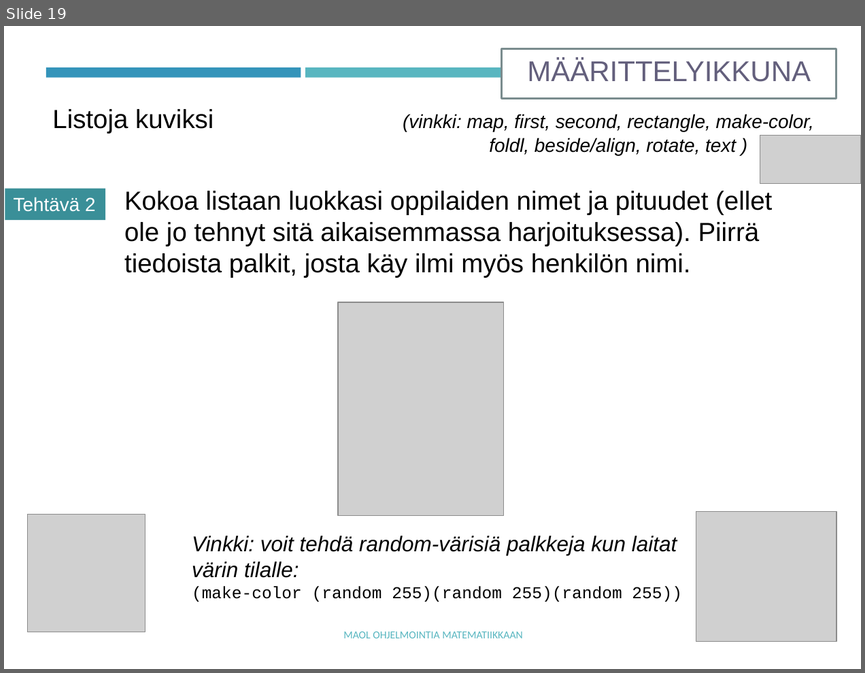
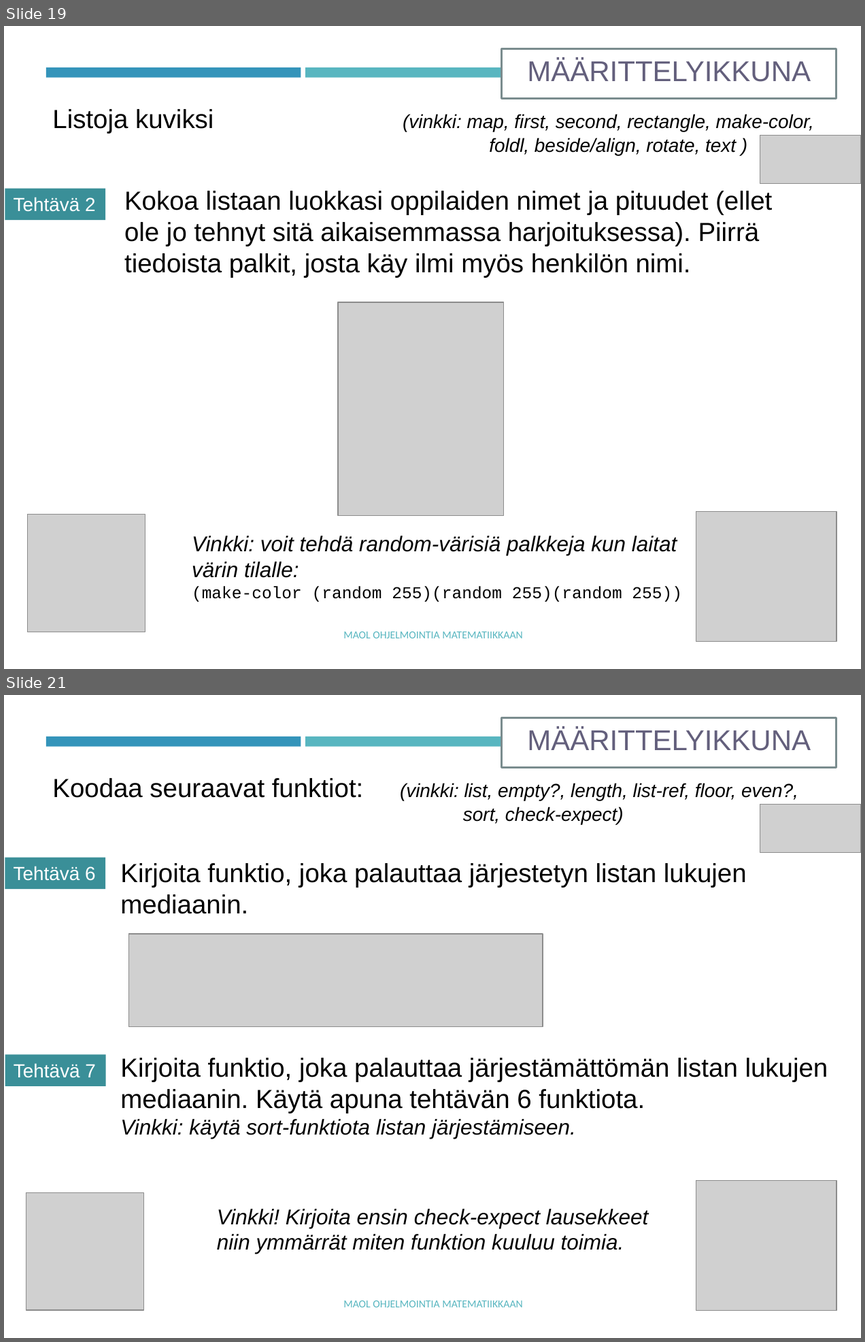
Before and after one commit to tyynetyyne/tyynetyyne.github.io, a slide deck: tehtavat/tiedostot/maol/power_point/Racket-MAOL-9-listat.pptx. Shown one above the other, each under a label of ours: slide 19 before the commit, slides 19 and 21 after it; the slides between them are not shown. The pictures are 865x673 and 865x1342 pixels, drawn with LibreOffice and Linux fonts; fonts in the diff are those of the drawing; grey boxes stand for pictures. Boxes give left, top, right and bottom in pixels: in the first picture for what was removed or moved away, otherwise in the second. Text is boxed around its words. In the diff, an @@ line names an element or a change of style, - is before the commit and + after.

```diff
--- a/tehtavat/tiedostot/maol/power_point/Racket-MAOL-9-listat.pptx
+++ b/tehtavat/tiedostot/maol/power_point/Racket-MAOL-9-listat.pptx
@@ slide 21 added at (4, 695, 861, 1338), background #FFFFFF; not listed: 2 template elements that a slide beside it also shows @@
@@ rectangle added at (502, 717, 836, 767), fill #FFFFFF, outline #7A8C8E 1.75 pt, 24 pt, text #635F7C @@
+MÄÄRITTELYIKKUNA
@@ text added at (52, 778, 798, 825), 16 pt, text #000000, italic @@
+Koodaa seuraavat funktiot: (vinkki: list, empty?, length, list-ref, floor, even?, sort, check-expect)
@@ picture added at (759, 804, 861, 852) @@
@@ rectangle added at (5, 857, 105, 889), fill #3A8F98, 16 pt, text #FFFFFF @@
+Tehtävä 6
@@ text added at (120, 863, 747, 914), 22 pt, text #000000 @@
+Kirjoita funktio, joka palauttaa järjestetyn listan lukujen mediaanin.
@@ picture added at (129, 934, 543, 1028) @@
@@ rectangle added at (5, 1054, 105, 1086), fill #3A8F98, 16 pt, text #FFFFFF @@
+Tehtävä 7
@@ text added at (120, 1057, 828, 1138), 22 pt, text #000000 @@
+Kirjoita funktio, joka palauttaa järjestämättömän listan lukujen mediaanin. Käytä apuna tehtävän 6 funktiota.
+Vinkki: käytä sort-funktiota listan järjestämiseen.
@@ picture added at (696, 1181, 837, 1310) @@
@@ picture added at (26, 1192, 143, 1309) @@
@@ text added at (217, 1208, 648, 1253), 18 pt, text #000000, italic @@
+Vinkki! Kirjoita ensin check-expect lausekkeet niin ymmärrät miten funktion kuuluu toimia.
@@ text added at (343, 1300, 523, 1307), 9 pt, text #58B6C0 @@
+MAOL OHJELMOINTIA MATEMATIIKKAAN
```
Also in this commit, not shown: 1 slide changed, 1 other slide added, 1 other file.
